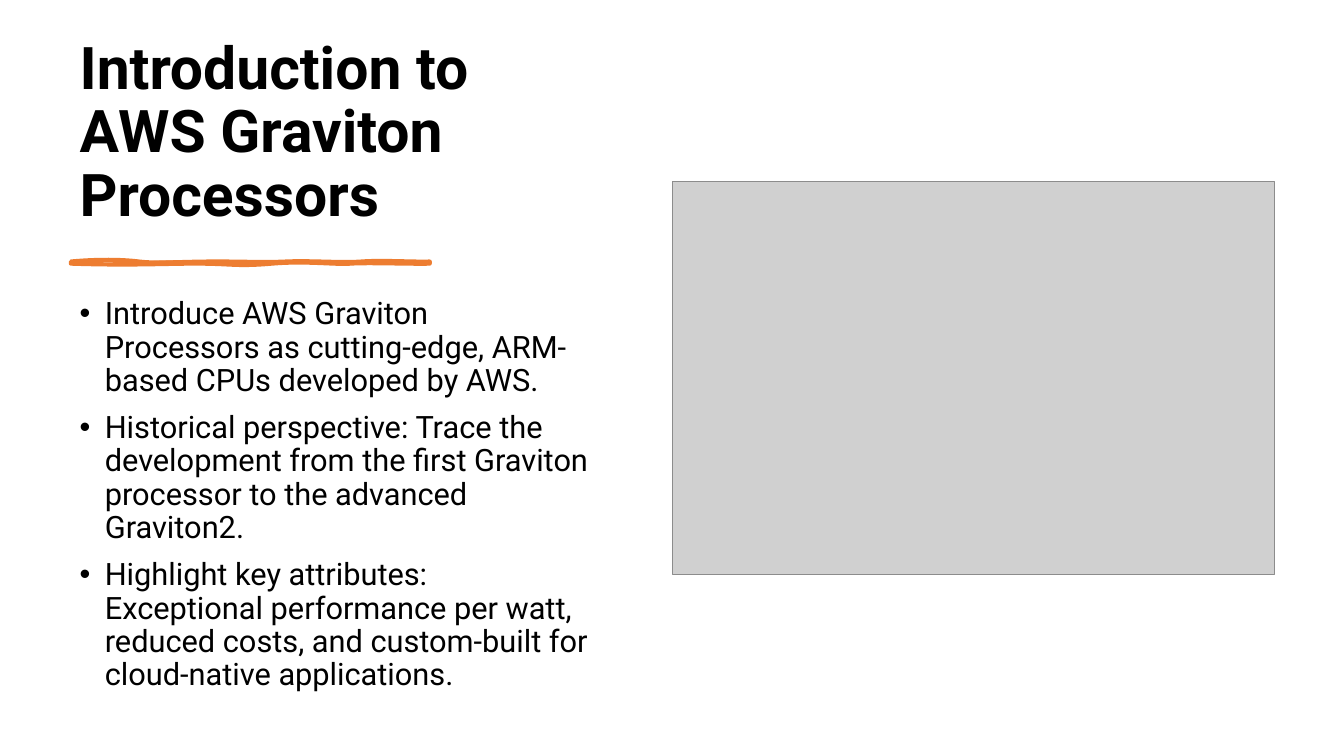
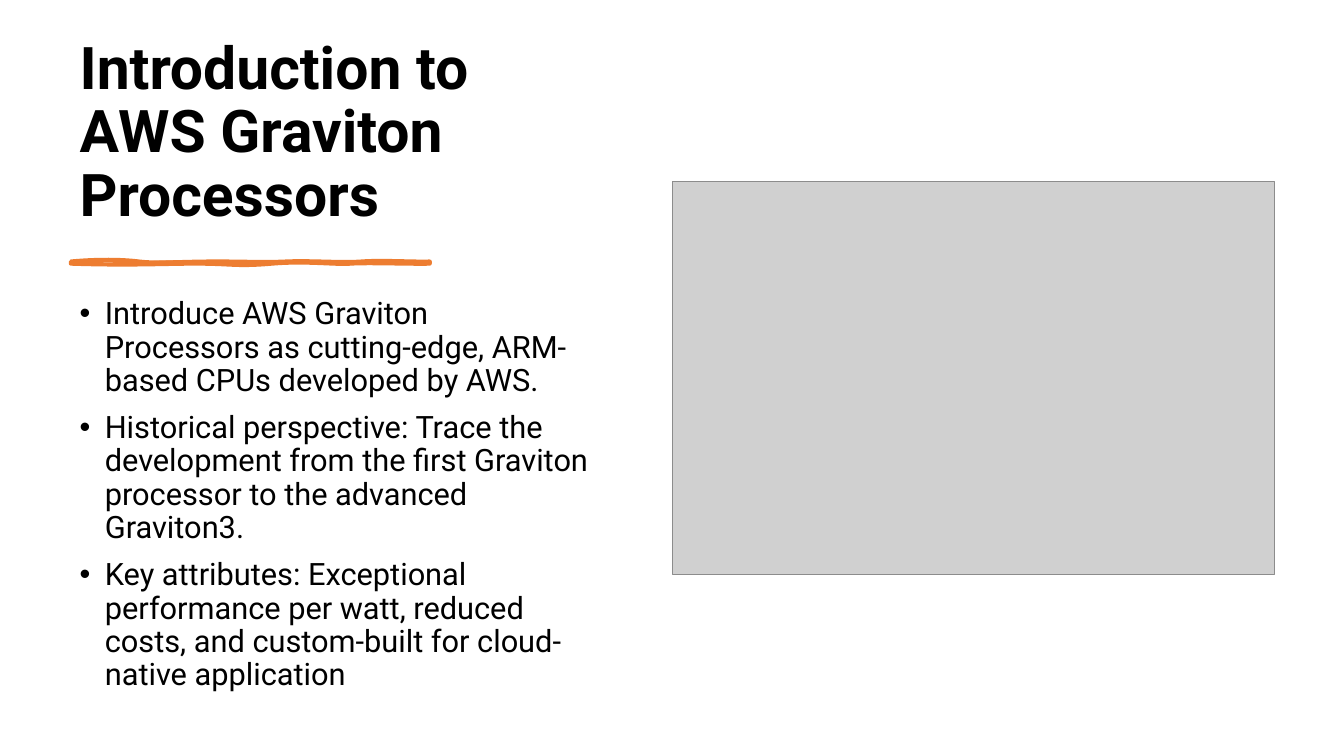
Before and after one commit to IlyaChakun/aws-iba-courses, a slide deck: slide 2 of lecture-materials/Compute/aws_graviton_processor/AWS_Graviton_Processors.pptx. Drawn at 1344x756 pixels with LibreOffice and Linux fonts; fonts in the diff are those of the drawing; grey boxes stand for pictures. Boxes give left, top, right and bottom in pixels: in the first picture for what was removed or moved away, otherwise in the second. Text is boxed around its words. In the diff, an @@ line names an element or a change of style, - is before the commit and + after.

```diff
--- a/lecture-materials/Compute/aws_graviton_processor/AWS_Graviton_Processors.pptx
+++ b/lecture-materials/Compute/aws_graviton_processor/AWS_Graviton_Processors.pptx
@@ text at box(105, 415, 588, 692): text changed @@
-• Historical perspective: Trace the development from the first Graviton processor to the advanced Graviton2.
-• Highlight key attributes: Exceptional performance per watt, reduced costs, and custom-built for cloud-native applications.
+• Historical perspective: Trace the development from the first Graviton processor to the advanced Graviton3.
+• Key attributes: Exceptional performance per watt, reduced costs, and custom-built for cloud-native application
```
Also in this commit, not shown: 7 slides added, 1 slide removed, 8 other files.
